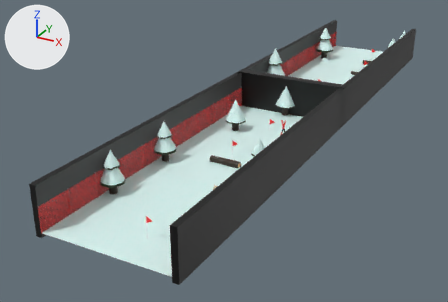
An edit to the glTF model app/models/scene1.gltf, drawn before and after from the same camera.
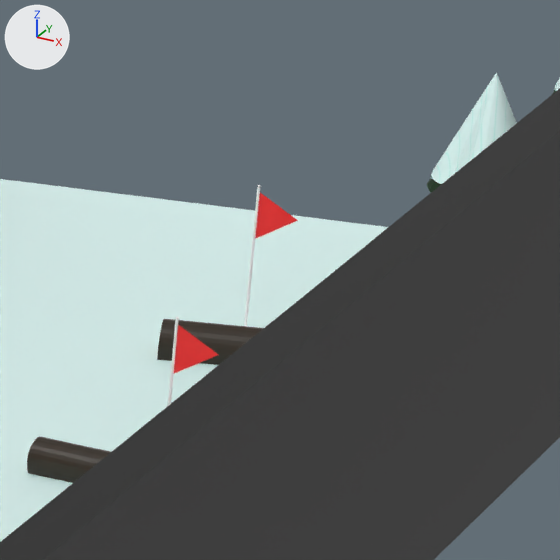
The first picture shows the older version from a 50 mm camera at (43.5, -61.1, 41.4) aimed at (-8.6, 33.6, -5.9). The close-ups show both versions on the part from 78% to 89% of the width and 10% to 27% of the height of that picture; other places that the commit changed are outside them. The axes (+X, +Y, +Z) are drawn at upper left. The lights are the same throughout. Where no turn or scale is listed for an object, it has been applied to the vertices.

The first close-up shows 'Cube.021', 'Flag.014', 'Flag.015', 'Floor.009', 'Log.007', 'Log.008', 'Pinetree2.070'.
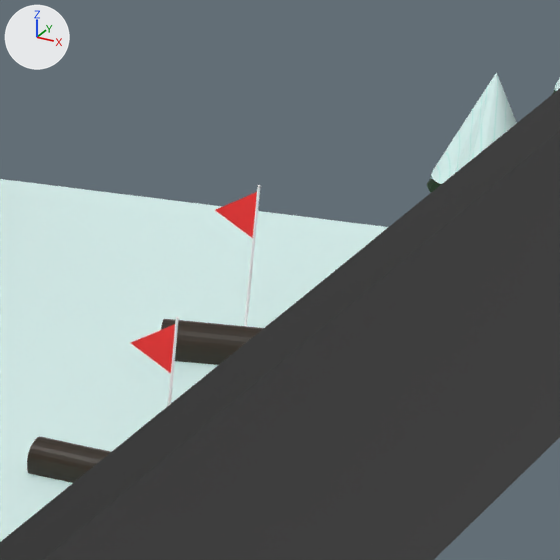
Pixel boxes [x1, y1, x2, y2] of what changed, in the close-ups (560 x 560 px):
'Flag.014', turned: before [168, 317, 218, 406]; after [131, 317, 179, 406]
'Flag.015', turned: before [244, 185, 298, 326]; after [215, 185, 261, 326]

Diff of the bpy script that builds the scene:
```diff
--- a/app/models/scene1.gltf.py
+++ b/app/models/scene1.gltf.py
@@ ob_flag_014 @@
 ob_flag_014.location = (4.79, 75.91, 0.0)
-ob_flag_014.rotation_euler = (1.571, 0.0, 0.0)  # degrees (90, 0, 0)
+ob_flag_014.rotation_euler = (1.571, 0.0, -3.142)  # degrees (90, 0, -180)
@@ ob_flag_015 @@
 ob_flag_015.location = (3.07, 87.61, 0.0)
-ob_flag_015.rotation_euler = (1.571, 0.0, 0.0)  # degrees (90, 0, 0)
+ob_flag_015.rotation_euler = (1.571, 0.0, -3.142)  # degrees (90, 0, -180)
```
